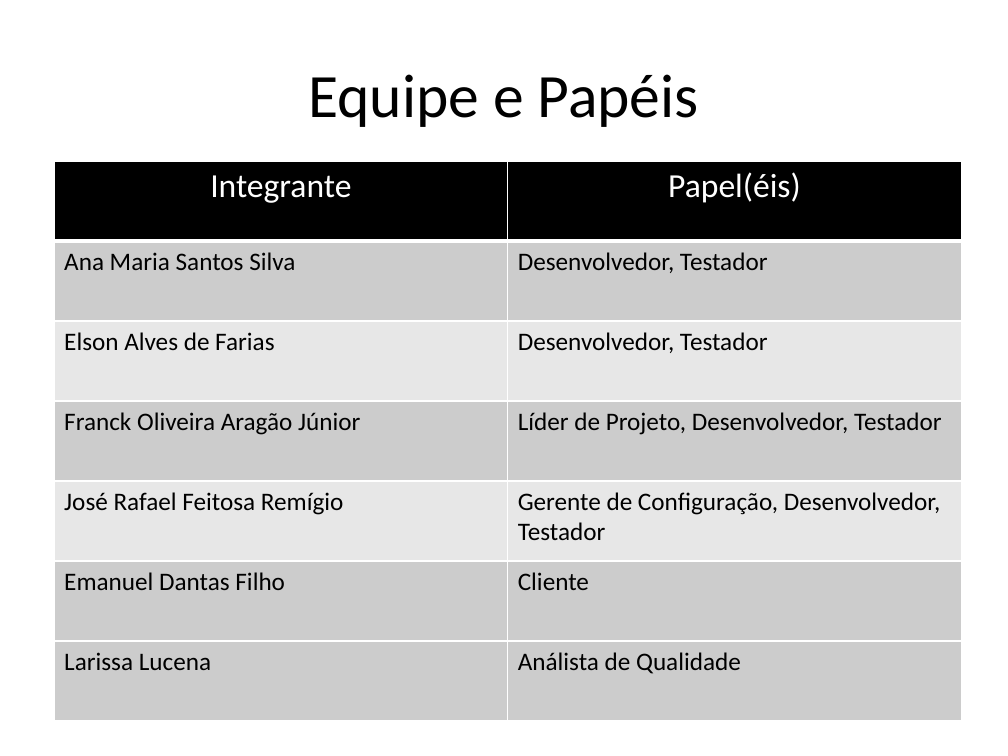
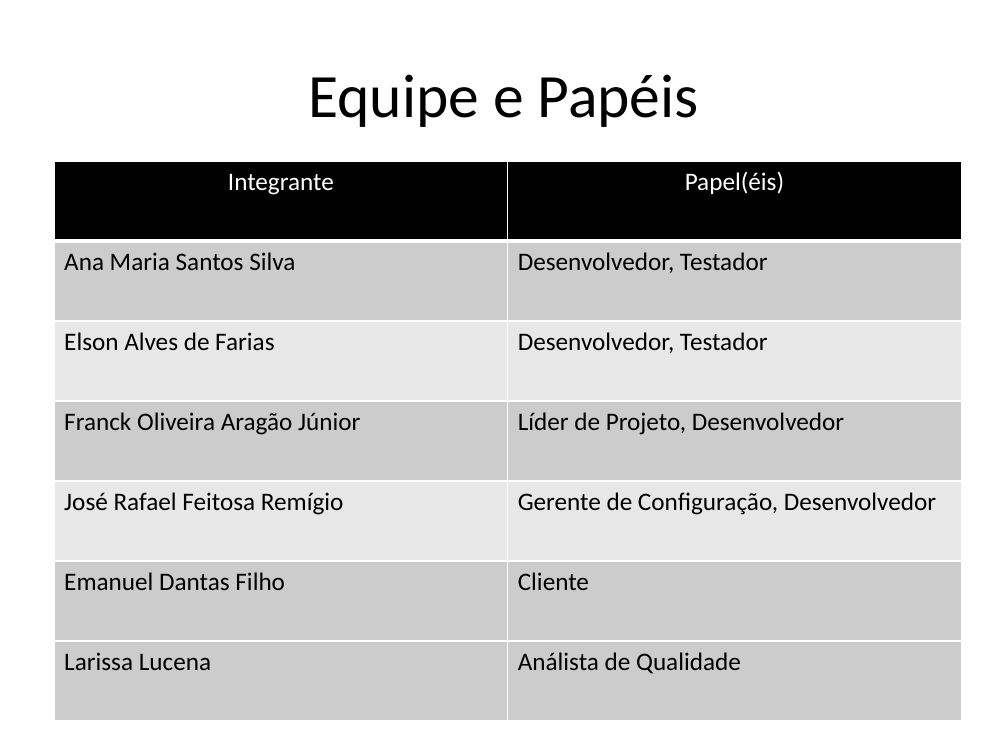
Before and after one commit to AjudeMais/ajudeMais-Projeto, a slide deck: slide 9 of Projeto-AjudeMais/000-Gerência de Projeto/PPJ-Plano de Projeto.pptx. Drawn at 1008x756 pixels with LibreOffice and Linux fonts; fonts in the diff are those of the drawing. Boxes give left, top, right and bottom in pixels: in the first picture for what was removed or moved away, otherwise in the second. Text is boxed around its words. In the diff, an @@ line names an element or a change of style, - is before the commit and + after.

Commit message:
Plano de projeto

```diff
--- a/Projeto-AjudeMais/000-Gerência de Projeto/PPJ-Plano de Projeto.pptx
+++ b/Projeto-AjudeMais/000-Gerência de Projeto/PPJ-Plano de Projeto.pptx
@@ table at [54,161,962,722] @@
-row 4, column 2: Líder de Projeto, Desenvolvedor, Testador
+row 4, column 2: Líder de Projeto, Desenvolvedor
-row 5, column 2: Gerente de Configuração, Desenvolvedor, Testador
+row 5, column 2: Gerente de Configuração, Desenvolvedor
@@ size 24 to 18 pt in "Integrante", "Papel(éis)" @@
```
Also in this commit, not shown: 10 other slides changed, 1 slide added, 1 slide removed, 2 other files.
